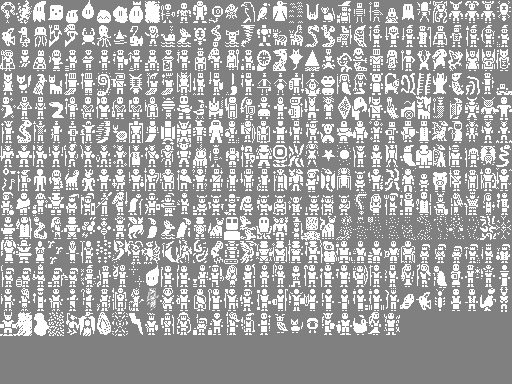
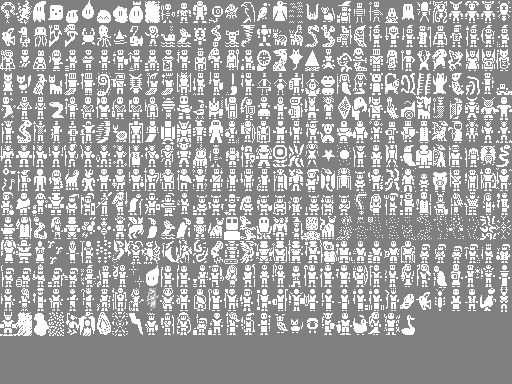
Comparing the layer stacks of the two (512, 384) images. Changes:
painted on "creature_sprites.png" over [left=401, top=315, right=415, bottom=335]
